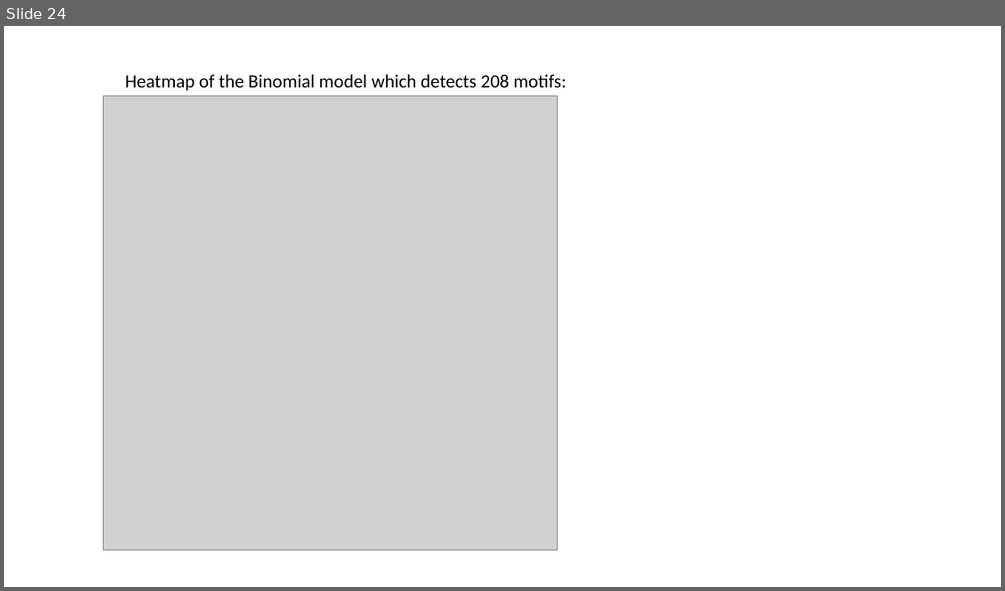
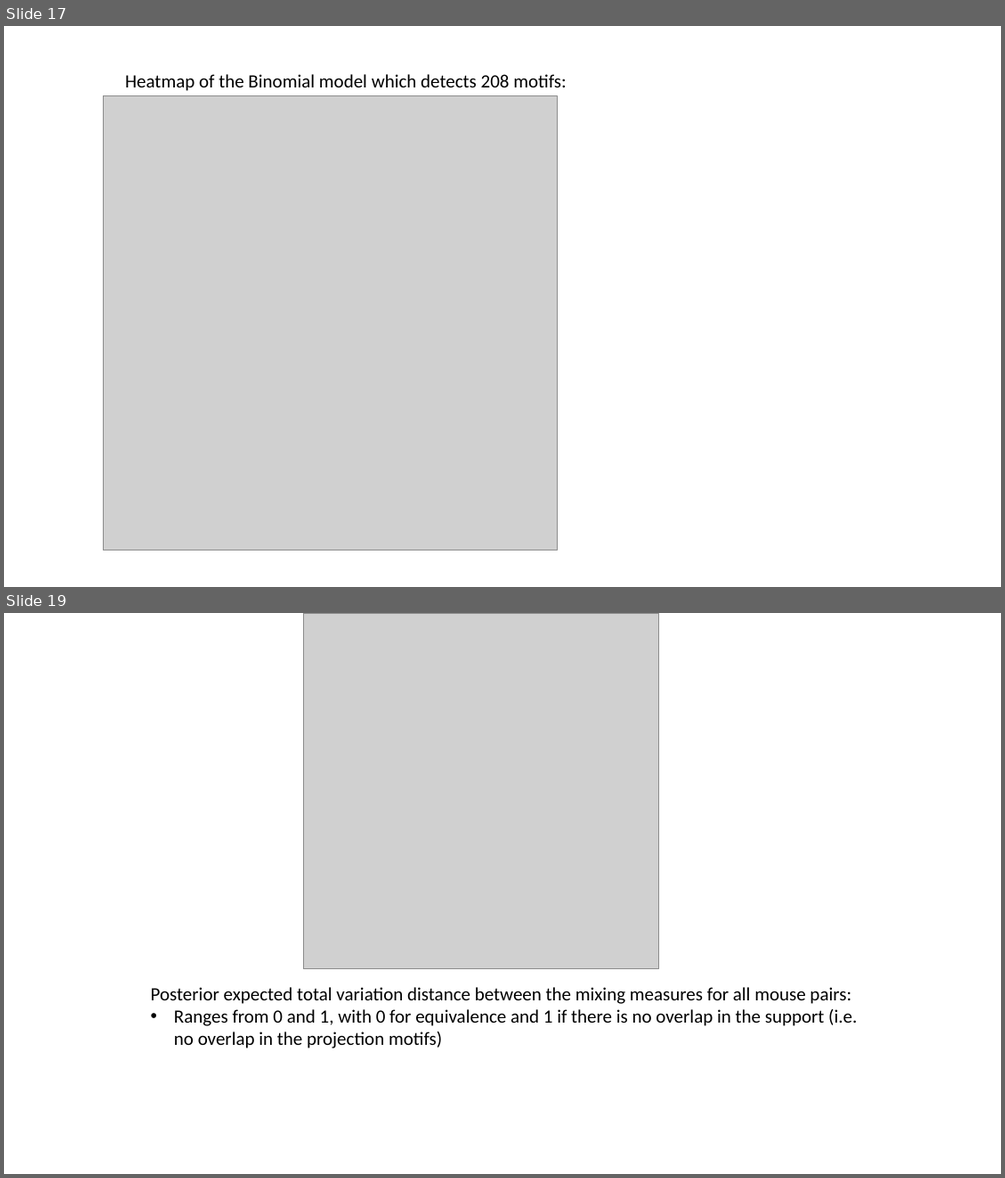
Before and after one commit to jinluliu550/MAPseq_analysis, a slide deck: jinlu/EC_new.pptx. Shown one above the other, each under a label of ours: slide 24 before the commit, slides 17 and 19 after it; the slides between them are not shown. The pictures are 1005x591 and 1005x1178 pixels, drawn with LibreOffice and Linux fonts; fonts in the diff are those of the drawing; grey boxes stand for pictures. Boxes give left, top, right and bottom in pixels: in the first picture for what was removed or moved away, otherwise in the second. Text is boxed around its words. In the diff, an @@ line names an element or a change of style, - is before the commit and + after.

```diff
--- a/jinlu/EC_new.pptx
+++ b/jinlu/EC_new.pptx
@@ slide 19 added at (4, 613, 1001, 1174), background #FFFFFF @@
@@ picture added at (303, 613, 659, 969) @@
@@ text added at (151, 987, 857, 1048), 18 pt, text #000000 @@
+Posterior expected total variation distance between the mixing measures for all mouse pairs:
+• Ranges from 0 and 1, with 0 for equivalence and 1 if there is no overlap in the support (i.e. no overlap in the projection motifs)
@@ what was slide 24 is now slide 17 @@
```
Also in this commit, not shown: 8 slides changed, 1 other slide added, 8 slides removed, 9 other files.
